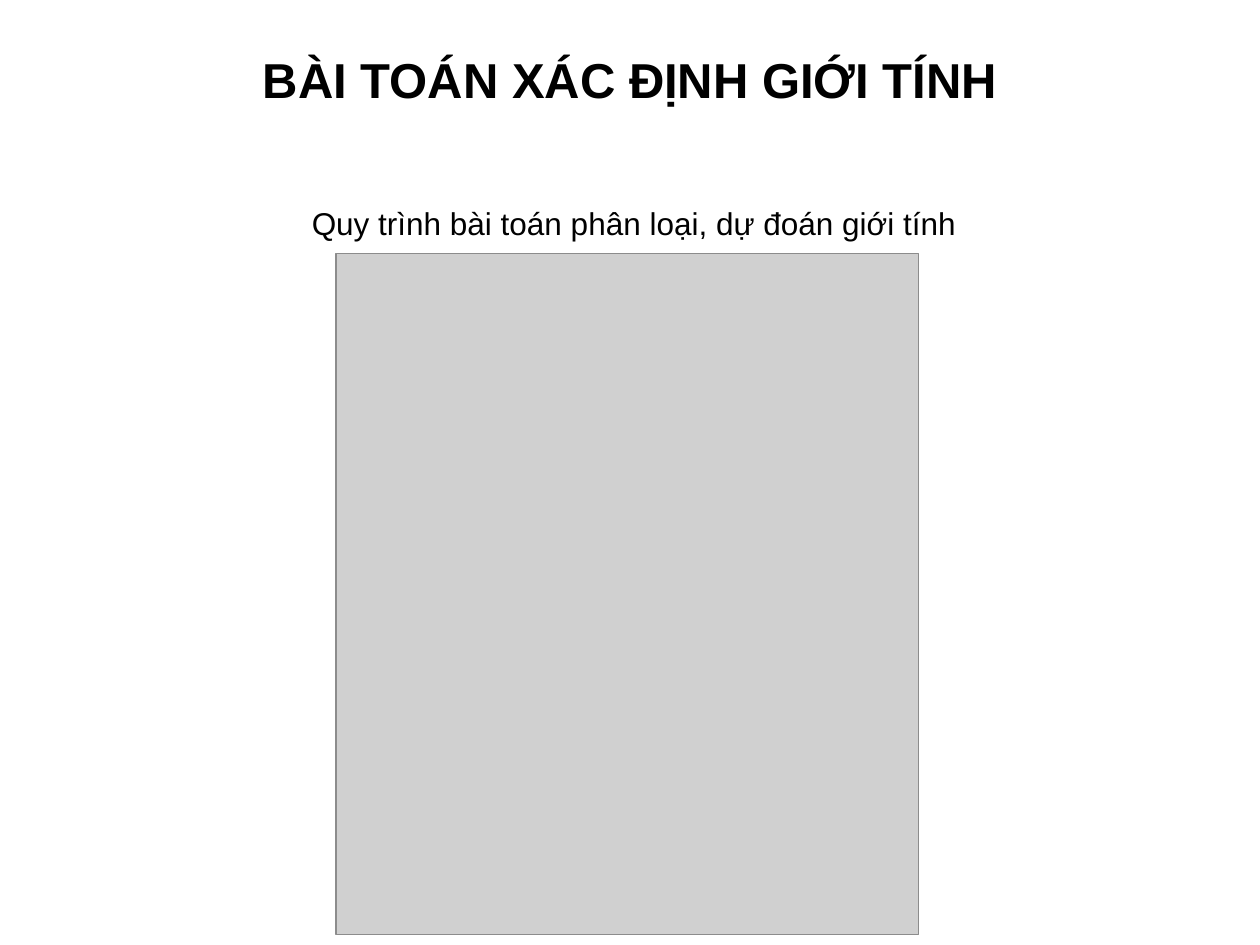
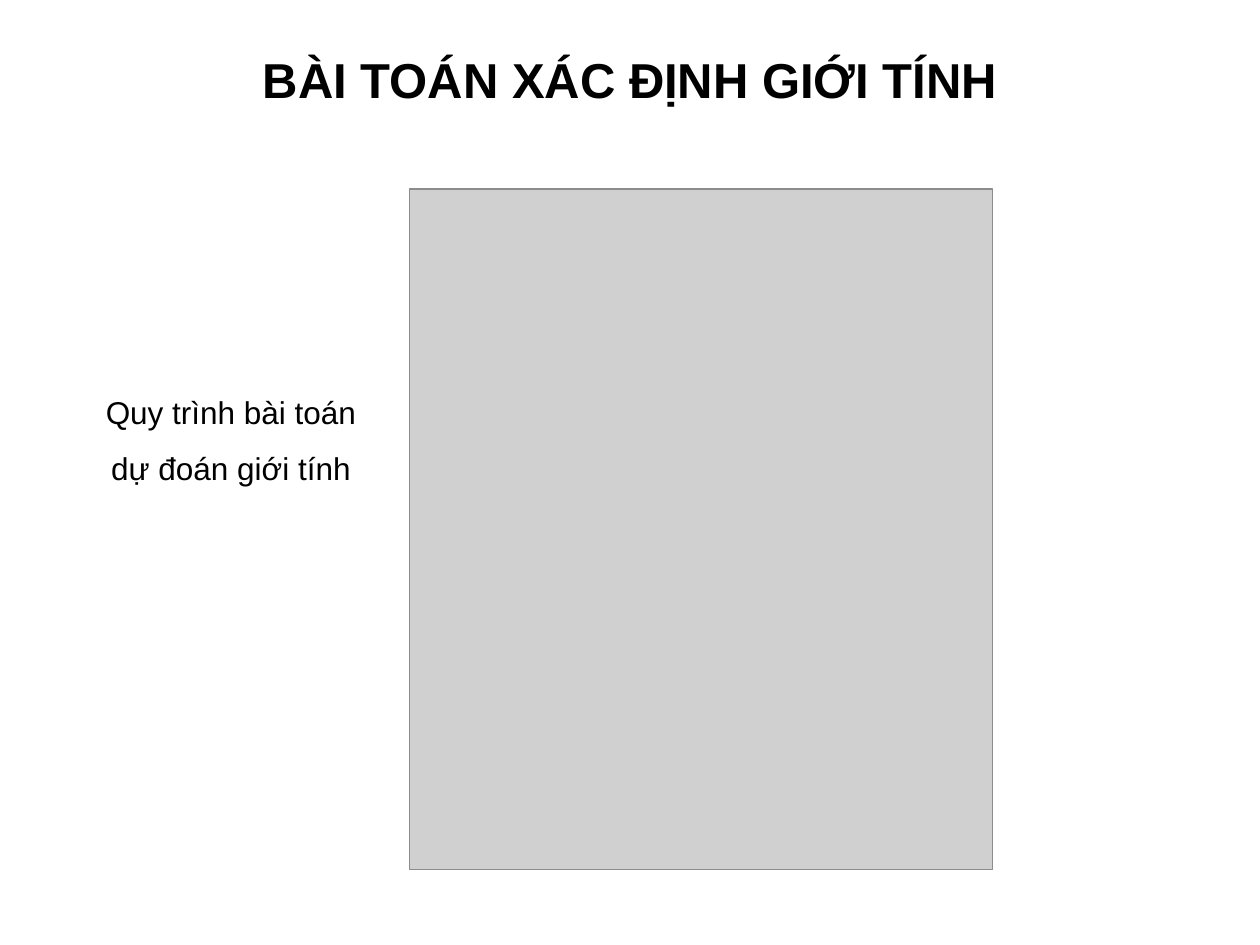
Before and after one commit to truonghaibg/thesis, a slide deck: slide 6 of tchai/Slide_LuanVan_TruongCongHai.ppt. Drawn at 1260x945 pixels with LibreOffice and Linux fonts; fonts in the diff are those of the drawing; grey boxes stand for pictures; background and template pictures are left out. Boxes give left, top, right and bottom in pixels: in the first picture for what was removed or moved away, otherwise in the second. Text is boxed around its words. In the diff, an @@ line names an element or a change of style, - is before the commit and + after.

```diff
--- a/tchai/Slide_LuanVan_TruongCongHai.ppt
+++ b/tchai/Slide_LuanVan_TruongCongHai.ppt
@@ picture moved from (x1=336, y1=253, x2=920, y2=934) to (x1=410, y1=189, x2=993, y2=869) @@
@@ text at (x1=106, y1=400, x2=356, y2=486): text changed @@
-Quy trình bài toán phân loại, dự đoán giới tính
+Quy trình bài toán dự đoán giới tính
```
Also in this commit, not shown: 13 other slides changed, 1 slide added, 1 slide removed.
